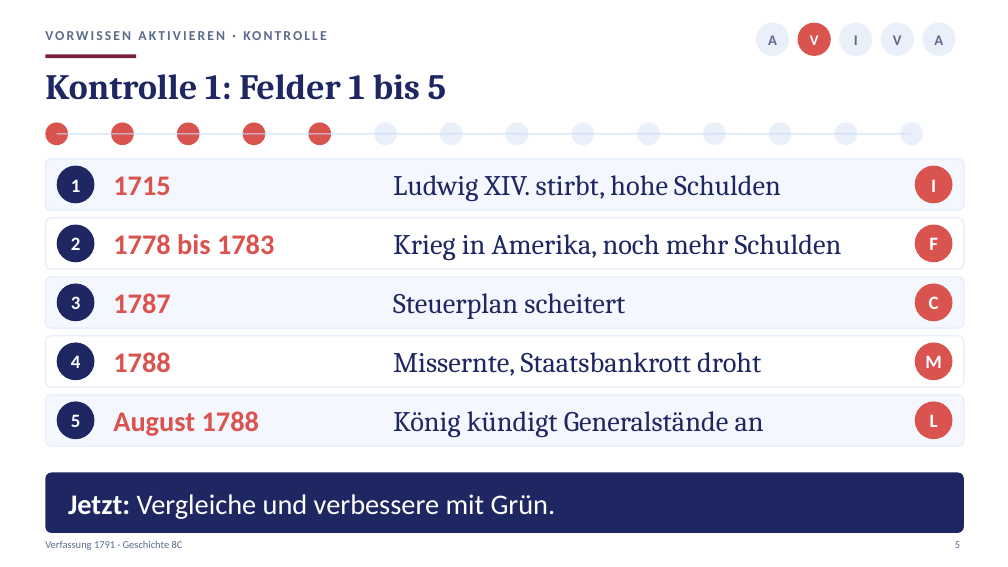
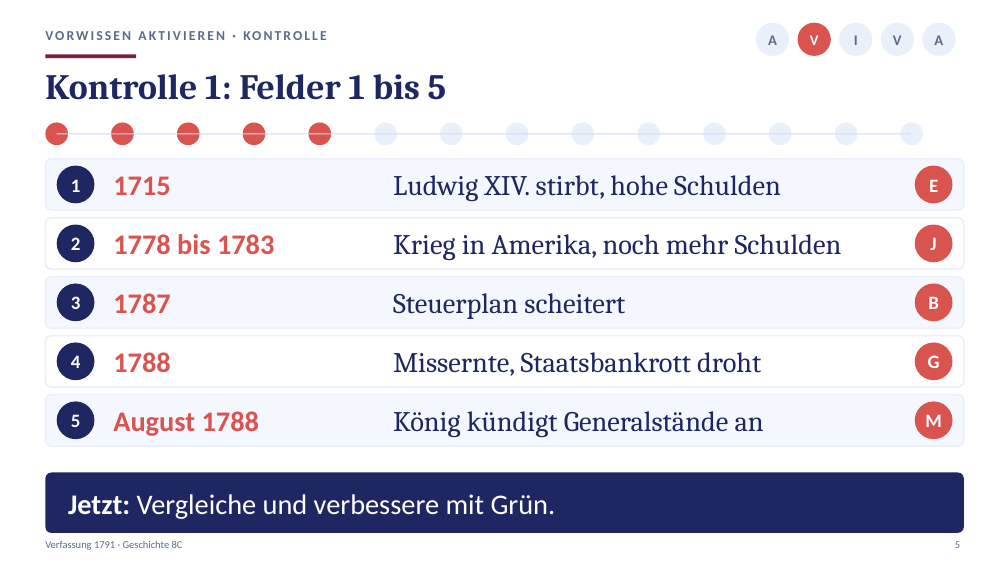
Before and after one commit to golzkonstantin-gif/Schule, a slide deck: slide 5 of Geschichte_8/Stunde5_Verfassung/Praesentation_Stunde5_Verfassung_8C.pptx. Drawn at 1008x567 pixels with LibreOffice and Linux fonts; fonts in the diff are those of the drawing. Boxes give left, top, right and bottom in pixels: in the first picture for what was removed or moved away, otherwise in the second. Text is boxed around its words. In the diff, an @@ line names an element or a change of style, - is before the commit and + after.

```diff
--- a/Geschichte_8/Stunde5_Verfassung/Praesentation_Stunde5_Verfassung_8C.pptx
+++ b/Geschichte_8/Stunde5_Verfassung/Praesentation_Stunde5_Verfassung_8C.pptx
@@ text at <box>929,179,938,192</box>: text changed @@
-I
+E
@@ text at <box>930,237,936,250</box>: text changed @@
-F
+J
@@ text at <box>928,296,939,309</box>: text changed @@
-C
+B
@@ text added at <box>928,355,940,368</box>, 18 pt, text #FFFFFF, bold @@
+G
@@ text "M": place and size @@
-text "M" at <box>925,355,942,368</box>
+text "M" at <box>925,414,942,427</box>
@@ text removed at <box>930,414,938,427</box> @@
-L
```
Also in this commit, not shown: 2 other slides changed, 25 other files.
